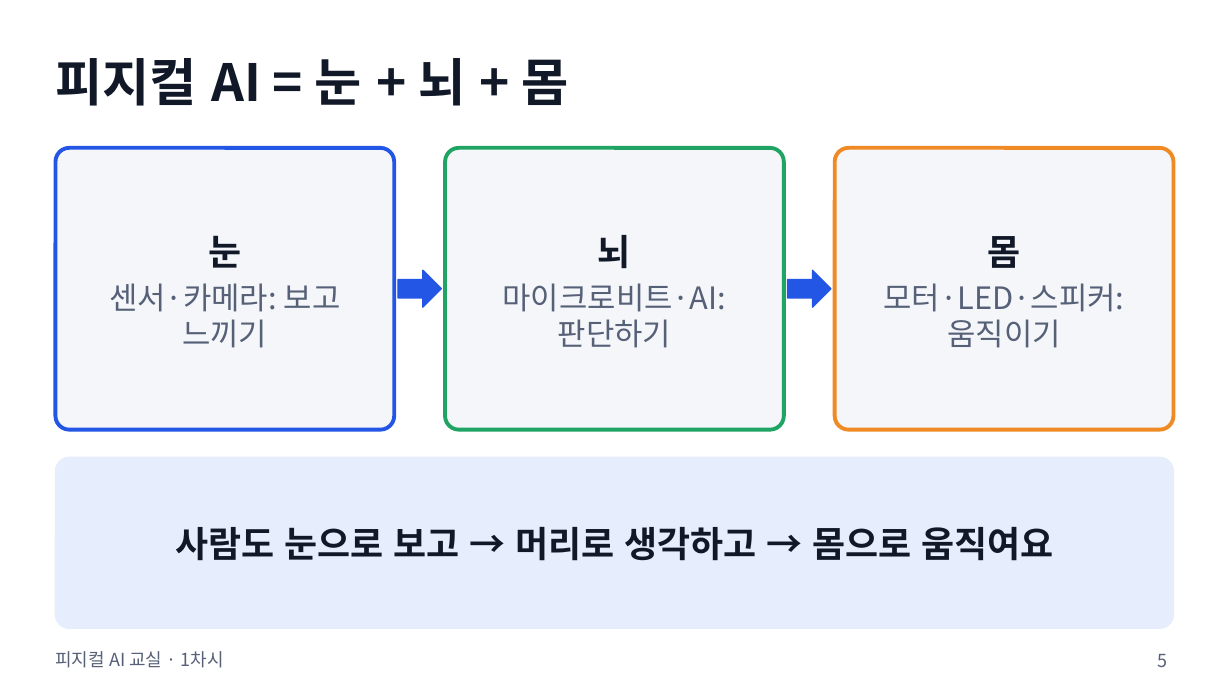
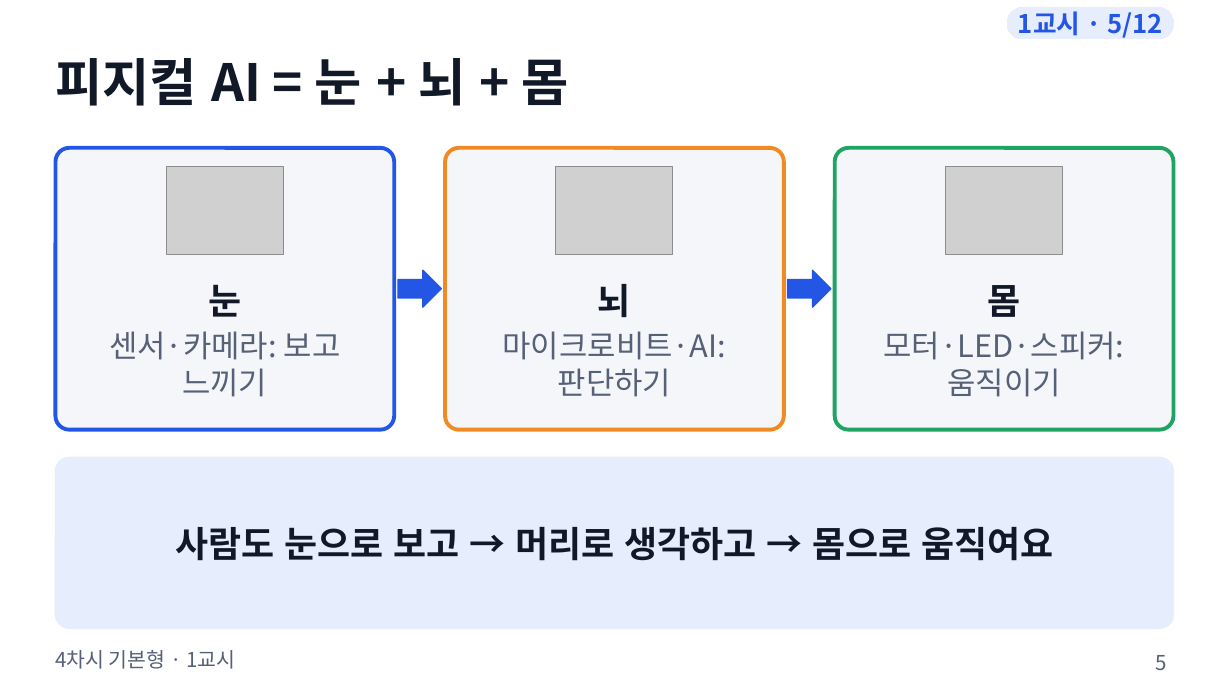
Before and after one commit to boundaryx01-uniquelife/microbit, a slide deck: slide 5 of materials/4차시_기본형/4차시_수업슬라이드.pptx. Drawn at 1232x693 pixels with LibreOffice and Linux fonts; fonts in the diff are those of the drawing; grey boxes stand for pictures. Boxes give left, top, right and bottom in pixels: in the first picture for what was removed or moved away, otherwise in the second. Text is boxed around its words. In the diff, an @@ line names an element or a change of style, - is before the commit and + after.

```diff
--- a/materials/4차시_기본형/4차시_수업슬라이드.pptx
+++ b/materials/4차시_기본형/4차시_수업슬라이드.pptx
@@ rounded rectangle added at (1007,7,1174,39), fill #E6EDFD, outline #E6EDFD 0.75 pt, 20 pt, text #2456E5, bold @@
+1교시 · 5/12
@@ rounded rectangle at (445,148,785,430): outline #1FA463 3 pt to #F08A24 3 pt @@
@@ rounded rectangle at (835,148,1174,430): outline #F08A24 3 pt to #1FA463 3 pt @@
@@ picture added at (166,166,284,254) @@
@@ picture added at (556,166,674,254) @@
@@ picture added at (945,166,1063,254) @@
@@ text "눈": place and size @@
-text "눈" at (109,235,341,348)
+text "눈" at (109,284,341,397)
@@ text "뇌": place and size @@
-text "뇌" at (503,235,727,348)
+text "뇌" at (503,284,727,397)
@@ text "몸": place and size @@
-text "몸" at (884,236,1125,348)
+text "몸" at (884,285,1125,397)
@@ text at (55,650,235,669): text changed; size 14 to 16 pt @@
-피지컬 AI 교실 · 1차시
+4차시 기본형 · 1교시
@@ page number at (1156,655,1167,670): size 14 to 16 pt @@
```
Also in this commit, not shown: 47 other slides changed, 20 other files.
